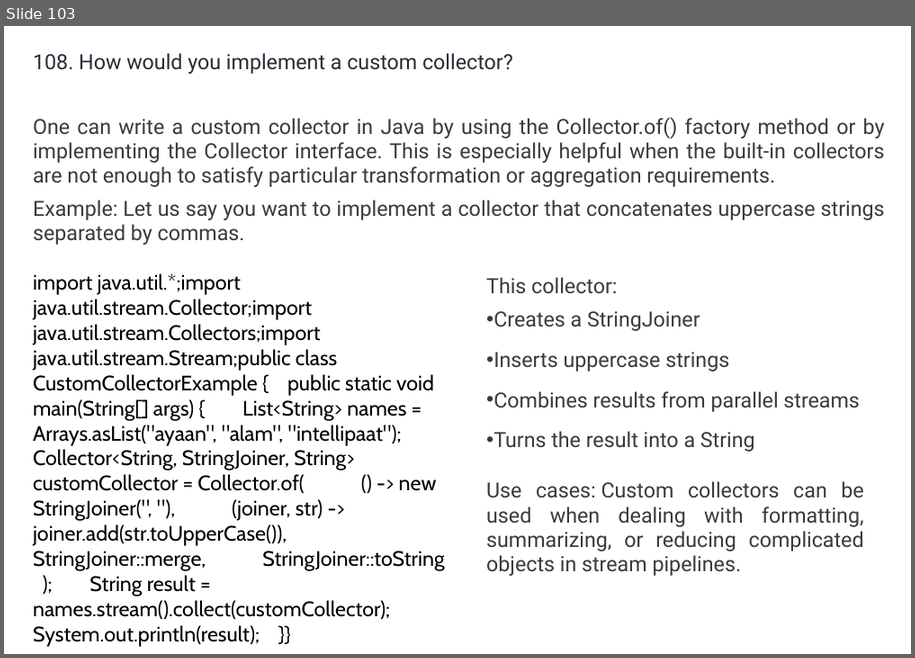
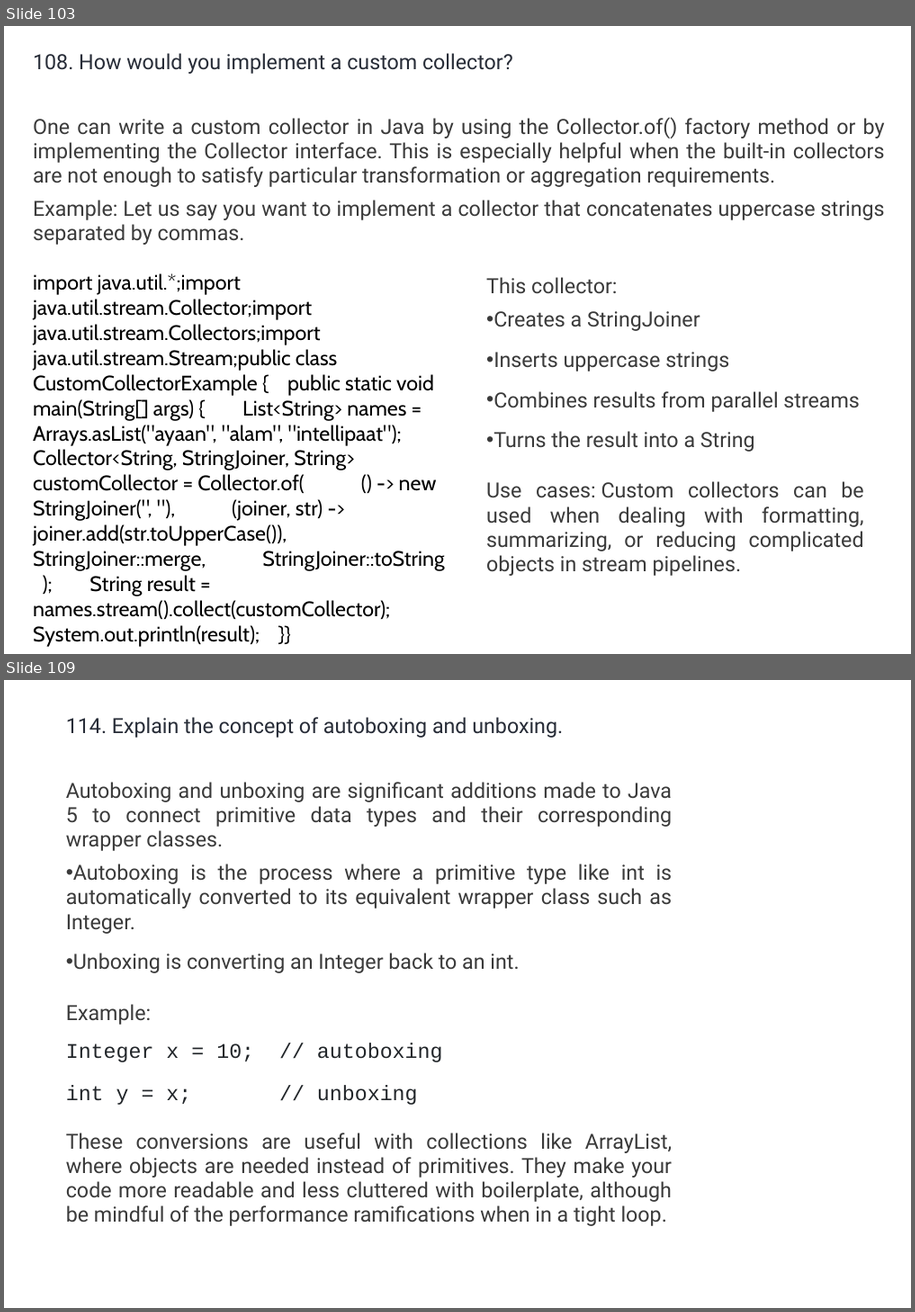
Before and after one commit to umalavanya/FullStackDevelopement_JavaSpring_SQL_ReactProjects, a slide deck: UmaTeachingMaterial/Java/Java-Interview-QA-Intellipaat.pptx. Shown one above the other, each under a label of ours: slide 103 before the commit, slides 103 and 109 after it; the slides between them are not shown. The pictures are 915x658 and 915x1312 pixels, drawn with LibreOffice and Linux fonts; fonts in the diff are those of the drawing. Boxes give left, top, right and bottom in pixels: in the first picture for what was removed or moved away, otherwise in the second. Text is boxed around its words. In the diff, an @@ line names an element or a change of style, - is before the commit and + after.

```diff
--- a/UmaTeachingMaterial/Java/Java-Interview-QA-Intellipaat.pptx
+++ b/UmaTeachingMaterial/Java/Java-Interview-QA-Intellipaat.pptx
@@ slide 109 added at box(4, 680, 911, 1308), background #FFFFFF @@
@@ text added at box(66, 717, 673, 1226), 18 pt, text #3A3A3A @@
+114. Explain the concept of autoboxing and unboxing.
+Autoboxing and unboxing are significant additions made to Java 5 to connect primitive data types and their corresponding wrapper classes.
+• Autoboxing is the process where a primitive type like int is automatically converted to its equivalent wrapper class such as Integer.
+• Unboxing is converting an Integer back to an int.
+Example:
+Integer x = 10; // autoboxing
+int y = x; // unboxing
+These conversions are useful with collections like ArrayList, where objects are needed instead of primitives. They make your code more readable and less cluttered with boilerplate, although be mindful of the performance ramifications when in a tight loop.
```
Also in this commit, not shown: 117 other slides added.
